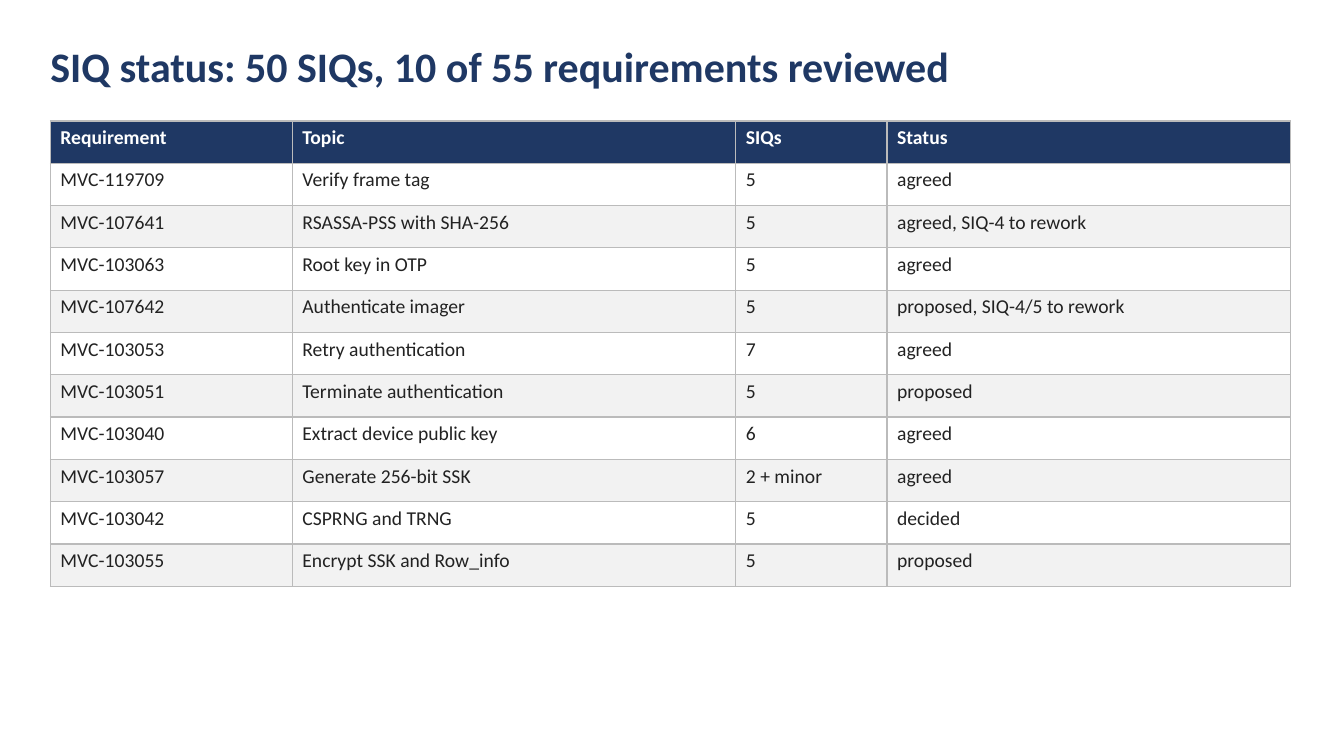
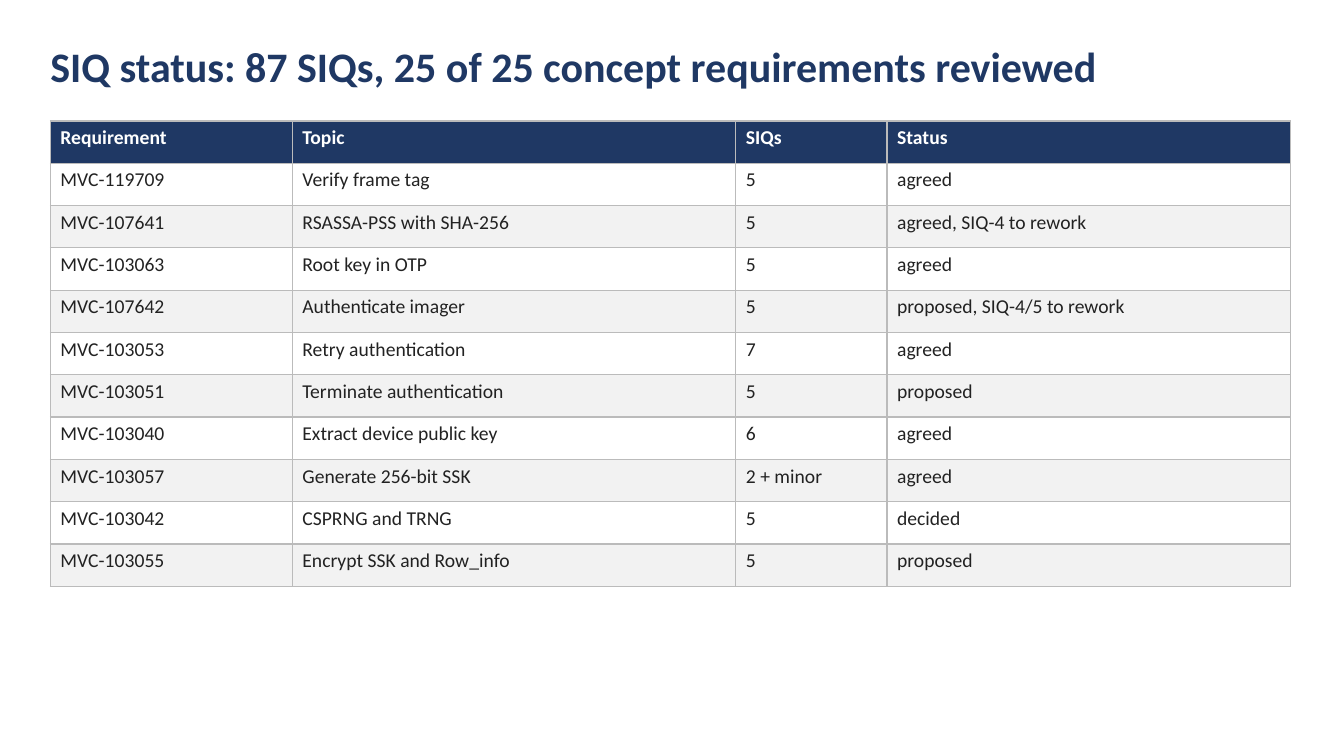
Before and after one commit to Abdallah-Afifi1/Mekra-cybersecurity-testing, a slide deck: slide 8 of CS-Testing/Features/SOW1-SOW2_Secure_Communication/03-Summary/SOW1-SOW2_Feature_Summary.pptx. Drawn at 1344x756 pixels with LibreOffice and Linux fonts; fonts in the diff are those of the drawing. Boxes give left, top, right and bottom in pixels: in the first picture for what was removed or moved away, otherwise in the second. Text is boxed around its words. In the diff, an @@ line names an element or a change of style, - is before the commit and + after.

Commit message:
Message flow diagram: request/response with requirement IDs and SIQ counts

```diff
--- a/CS-Testing/Features/SOW1-SOW2_Secure_Communication/03-Summary/SOW1-SOW2_Feature_Summary.pptx
+++ b/CS-Testing/Features/SOW1-SOW2_Secure_Communication/03-Summary/SOW1-SOW2_Feature_Summary.pptx
@@ text at box(50, 52, 1096, 89): text changed @@
-SIQ status: 50 SIQs, 10 of 55 requirements reviewed
+SIQ status: 87 SIQs, 25 of 25 concept requirements reviewed
```
Also in this commit, not shown: 1 other slide changed, 2 other files.
